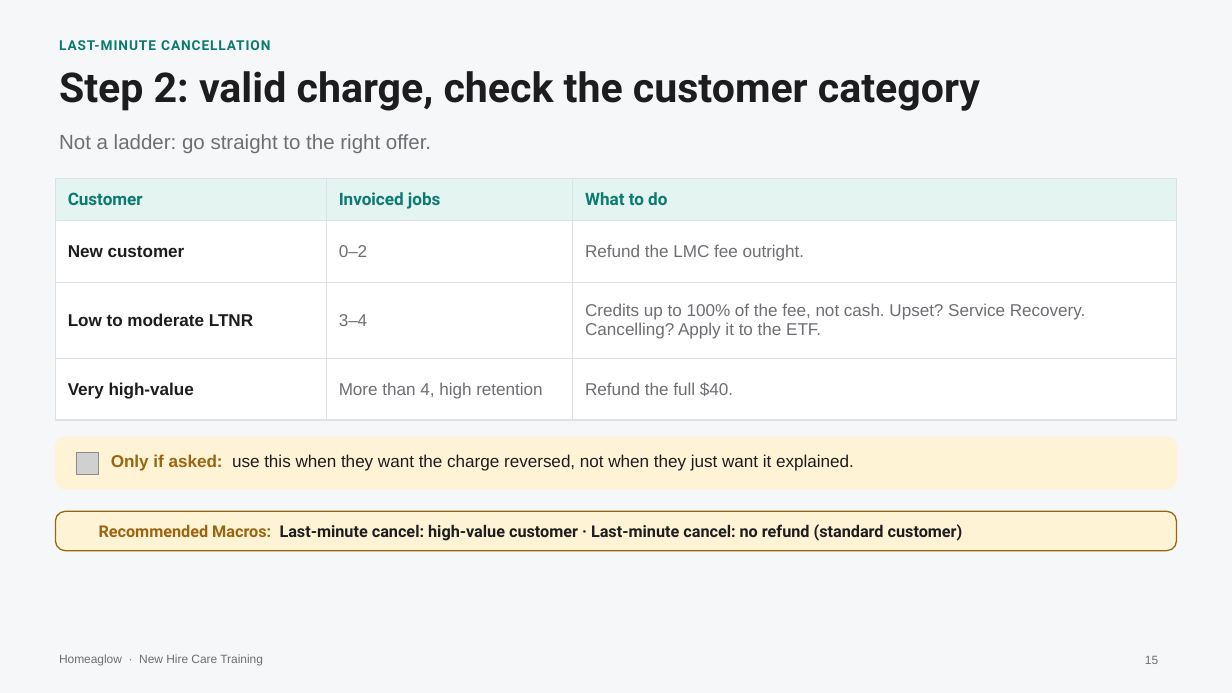
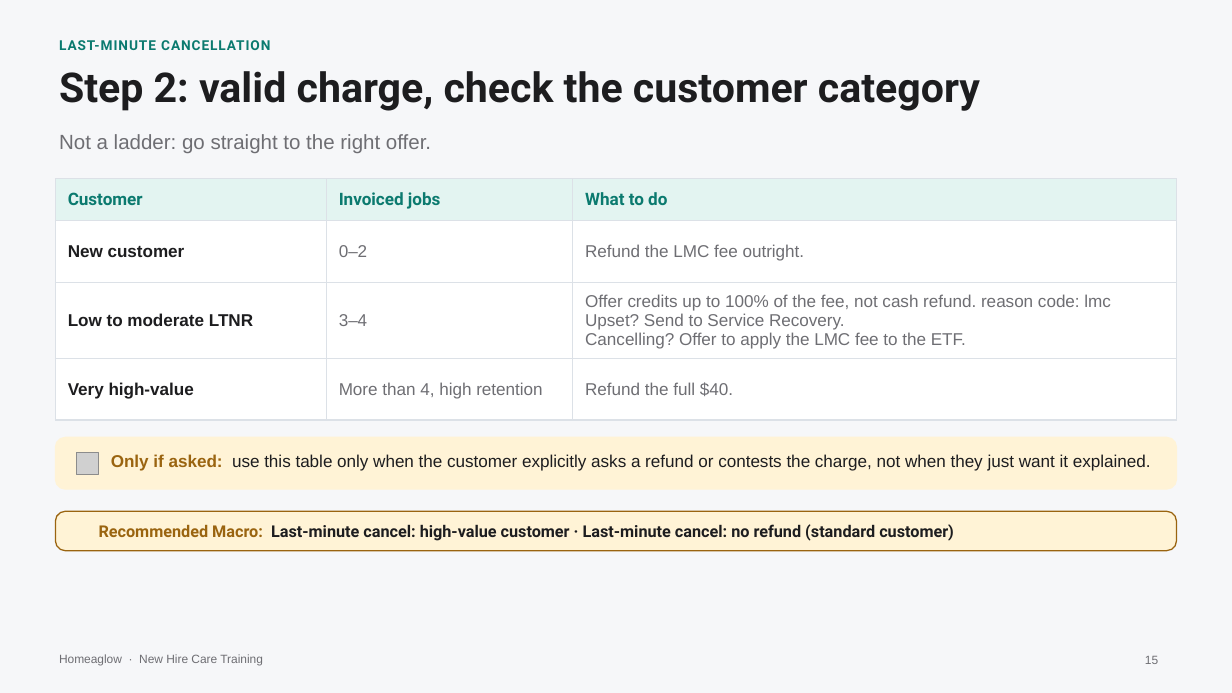
Before and after one commit to anjulimichelle/training, a slide deck: slide 15 of incorrect-info-lmc-lockout/incorrect-info-lmc-lockout.pptx. Drawn at 1232x693 pixels with LibreOffice and Linux fonts; fonts in the diff are those of the drawing; grey boxes stand for pictures; background and template pictures are left out. Boxes give left, top, right and bottom in pixels: in the first picture for what was removed or moved away, otherwise in the second. Text is boxed around its words. In the diff, an @@ line names an element or a change of style, - is before the commit and + after.

```diff
--- a/incorrect-info-lmc-lockout/incorrect-info-lmc-lockout.pptx
+++ b/incorrect-info-lmc-lockout/incorrect-info-lmc-lockout.pptx
@@ table at (55,179,1177,403) @@
-row 3, column 3: Credits up to 100% of the fee, not cash. Upset? Service Recovery. Cancelling? Apply it to the ETF.
+row 3, column 3: Offer credits up to 100% of the fee, not cash refund. reason code: lmc / Upset? Send to Service Recovery. / Cancelling? Offer to apply the LMC fee to the ETF.
@@ text at (111,454,1151,471): text changed @@
-Only if asked: use this when they want the charge reversed, not when they just want it explained.
+Only if asked: use this table only when the customer explicitly asks a refund or contests the charge, not when they just want it explained.
@@ text at (99,524,954,541): text changed @@
-Recommended Macros: Last-minute cancel: high-value customer · Last-minute cancel: no refund (standard customer)
+Recommended Macro: Last-minute cancel: high-value customer · Last-minute cancel: no refund (standard customer)
```
Also in this commit, not shown: 3 other slides changed, 1 other file.
